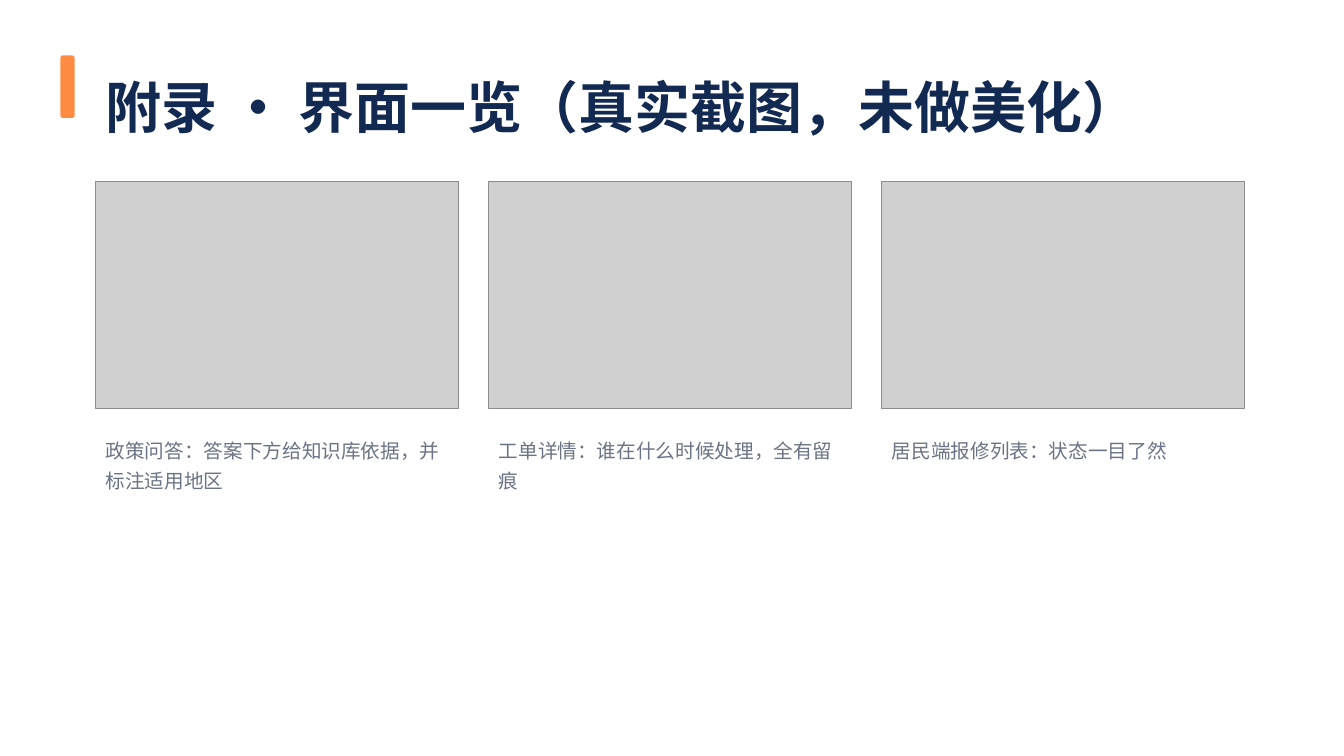
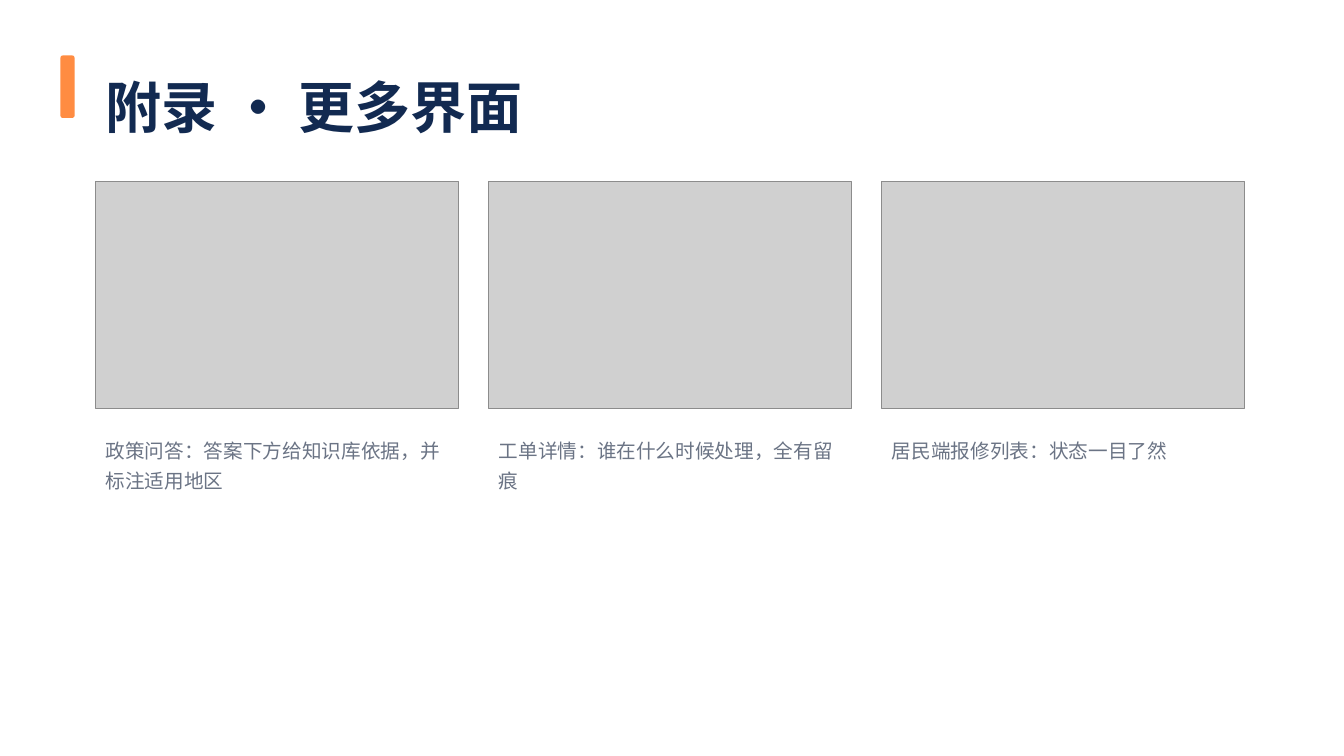
Before and after one commit to woshuofengsu/campus-insight-agent, a slide deck: slide 11 of docs/competition/9月22日路演-社区先知.pptx. Drawn at 1344x756 pixels with LibreOffice and Linux fonts; fonts in the diff are those of the drawing; grey boxes stand for pictures. Boxes give left, top, right and bottom in pixels: in the first picture for what was removed or moved away, otherwise in the second. Text is boxed around its words. In the diff, an @@ line names an element or a change of style, - is before the commit and + after.

```diff
--- a/docs/competition/9月22日路演-社区先知.pptx
+++ b/docs/competition/9月22日路演-社区先知.pptx
@@ text at [106,80,523,134]: text changed @@
-附录 · 界面一览（真实截图，未做美化）
+附录 · 更多界面
```
Also in this commit, not shown: 3 other slides changed, 2 other files.
